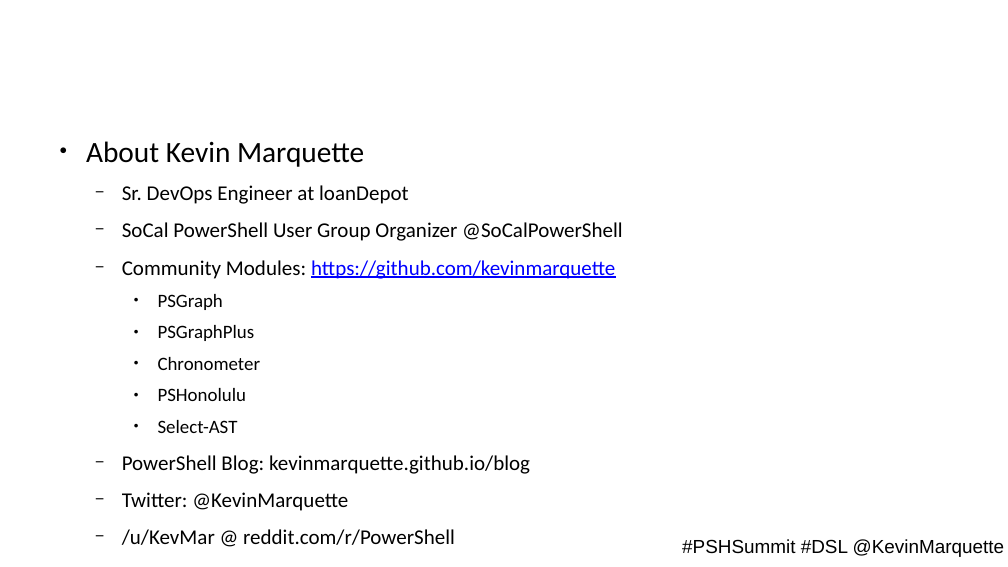
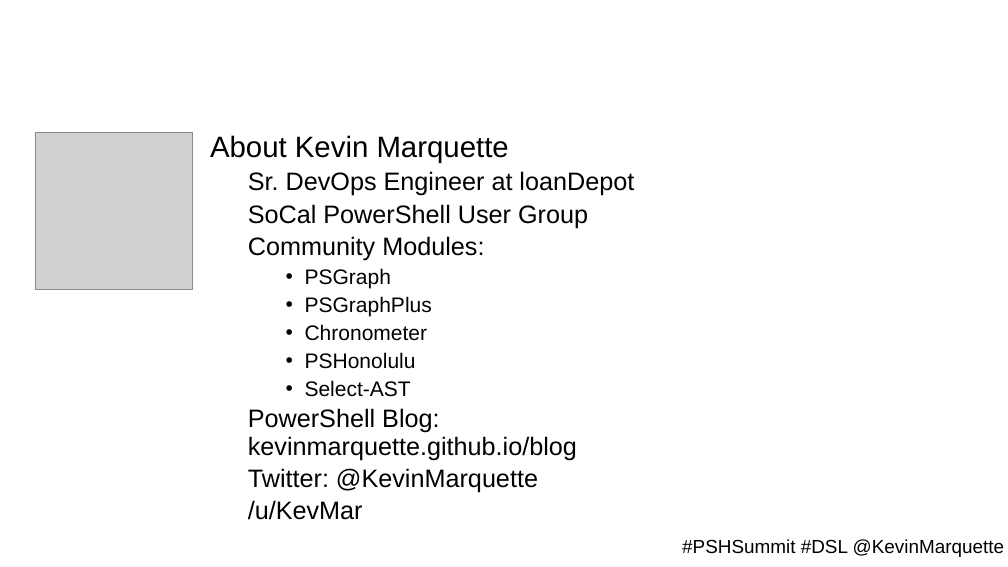
Before and after one commit to KevinMarquette/DSLPresentation, a slide deck: slide 2 of PSSummit-DSL.pptx (slide 9 before the commit). Drawn at 1008x567 pixels with LibreOffice and Linux fonts; fonts in the diff are those of the drawing; grey boxes stand for pictures; background and template pictures are left out. Boxes give left, top, right and bottom in pixels: in the first picture for what was removed or moved away, otherwise in the second. Text is boxed around its words. In the diff, an @@ line names an element or a change of style, - is before the commit and + after.

```diff
--- a/PSSummit-DSL.pptx
+++ b/PSSummit-DSL.pptx
@@ picture added at box(35, 132, 192, 290) @@
@@ text at box(210, 135, 634, 493): font Calibri to Arial in "About Kevin Marquette", "Sr. DevOps Engineer at loanDepot", "PSGraph", "PSGraphPlus" and 5 more places; size 20 to 24 pt in "Sr. DevOps Engineer at loanDepot", "PowerShell Blog: kevinmarquette.github.io/blog", "Twitter: @KevinMarquette"; size 18 to 20 pt in "PSGraph", "PSGraphPlus", "Chronometer", "PSHonolulu" and 1 more places; bullet ● to none; line spacing 1 to 0.9; less space between paragraphs; bullet − to none; bullet ● to • @@
@@ text "About Kevin Marquette": place and size @@
-text "About Kevin Marquette" at box(86, 141, 623, 545)
+text "About Kevin Marquette" at box(210, 135, 634, 520)
@@ text at box(248, 204, 588, 261): text changed; size 20 to 24 pt; font Calibri to Arial @@
-  − SoCal PowerShell User Group Organizer @SoCalPowerShell
-  − Community Modules: https://github.com/kevinmarquette
+  SoCal PowerShell User Group
+  Community Modules:
@@ text at box(248, 500, 363, 520): text changed; size 20 to 24 pt; font Calibri to Arial @@
-  − /u/KevMar @ reddit.com/r/PowerShell
+  /u/KevMar
```
Also in this commit, not shown: 5 other slides changed, 5 slides added, 7 slides removed, 7 other files.
